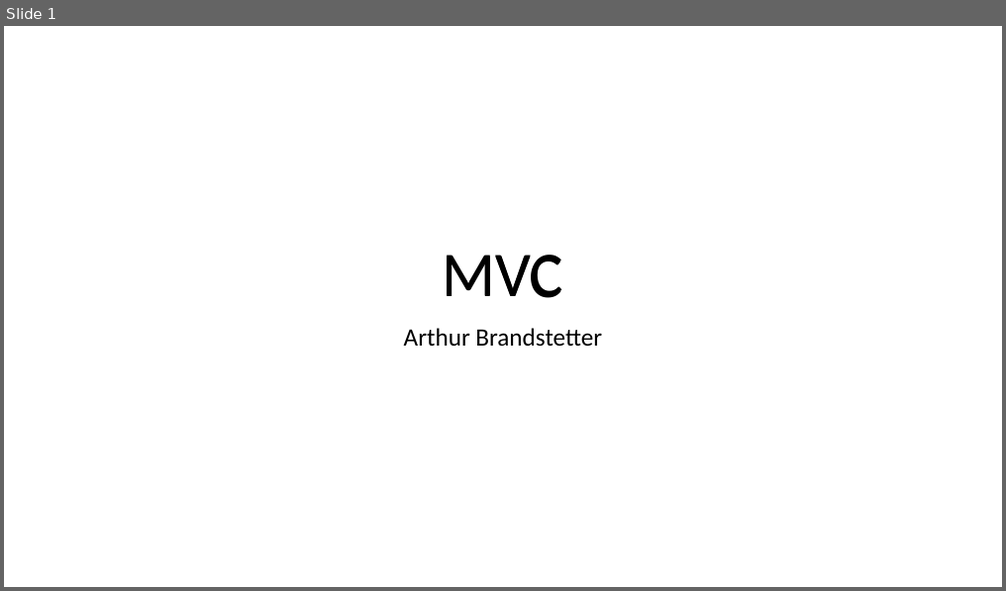
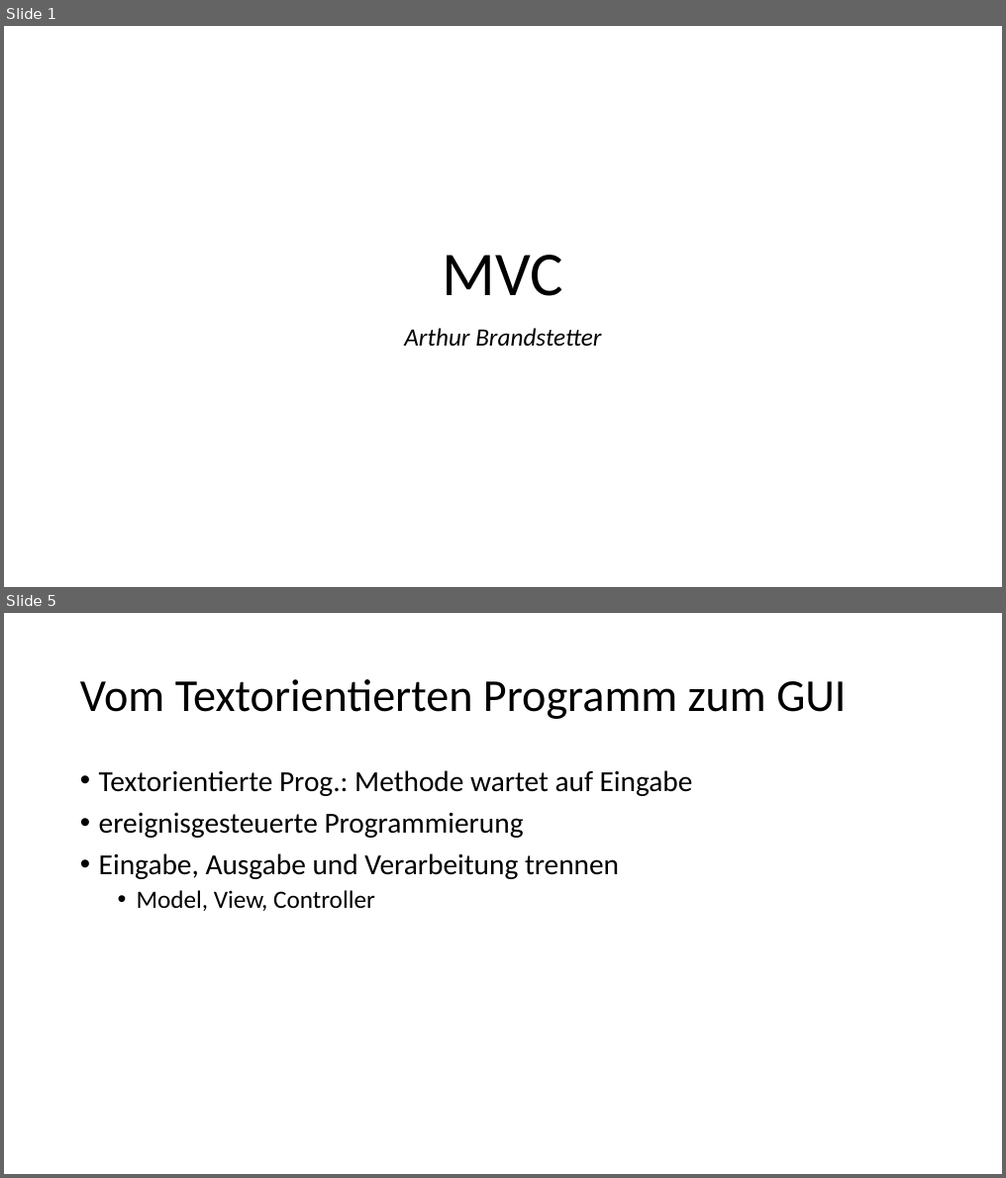
Before and after one commit to brandart/mvc_presentation, a slide deck: doc/Brandstetter_MVC_02.pptx. Shown one above the other, each under a label of ours: slide 1 before the commit, slides 1 and 5 after it; the slides between them are not shown. The pictures are 1006x591 and 1006x1178 pixels, drawn with LibreOffice and Linux fonts; fonts in the diff are those of the drawing; background and template pictures are left out. Boxes give left, top, right and bottom in pixels: in the first picture for what was removed or moved away, otherwise in the second. Text is boxed around its words. In the diff, an @@ line names an element or a change of style, - is before the commit and + after.

```diff
--- a/doc/Brandstetter_MVC_02.pptx
+++ b/doc/Brandstetter_MVC_02.pptx
@@ slide 5 added at [4,613,1002,1174], background #FFFFFF @@
@@ title added at [80,679,846,719], 44 pt, text #000000 @@
+Vom Textorientierten Programm zum GUI
@@ text added at [99,770,693,911], 28 pt, text #000000 @@
+• Textorientierte Prog.: Methode wartet auf Eingabe
+• ereignisgesteuerte Programmierung
+• Eingabe, Ausgabe und Verarbeitung trennen
+  • Model, View, Controller
@@ slide 1 changed as well @@
@@ text removed at [487,230,539,313] @@
-V
@@ text removed at [522,232,570,315] @@
-C
@@ subtitle "Arthur Brandstetter" at [404,328,601,346]: italic on @@
```
Also in this commit, not shown: 6 other slides changed, 8 other slides added, 4 slides removed, 7 other files.
